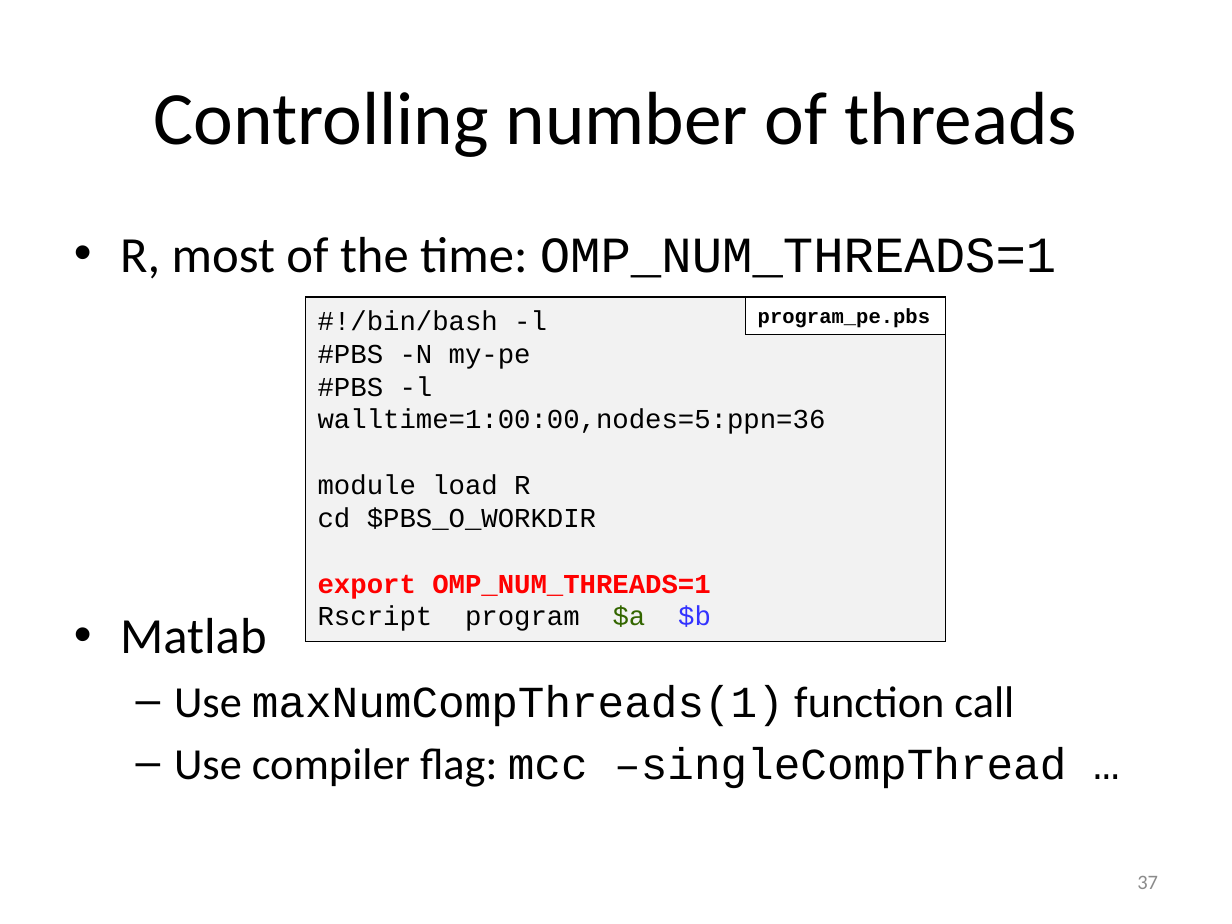
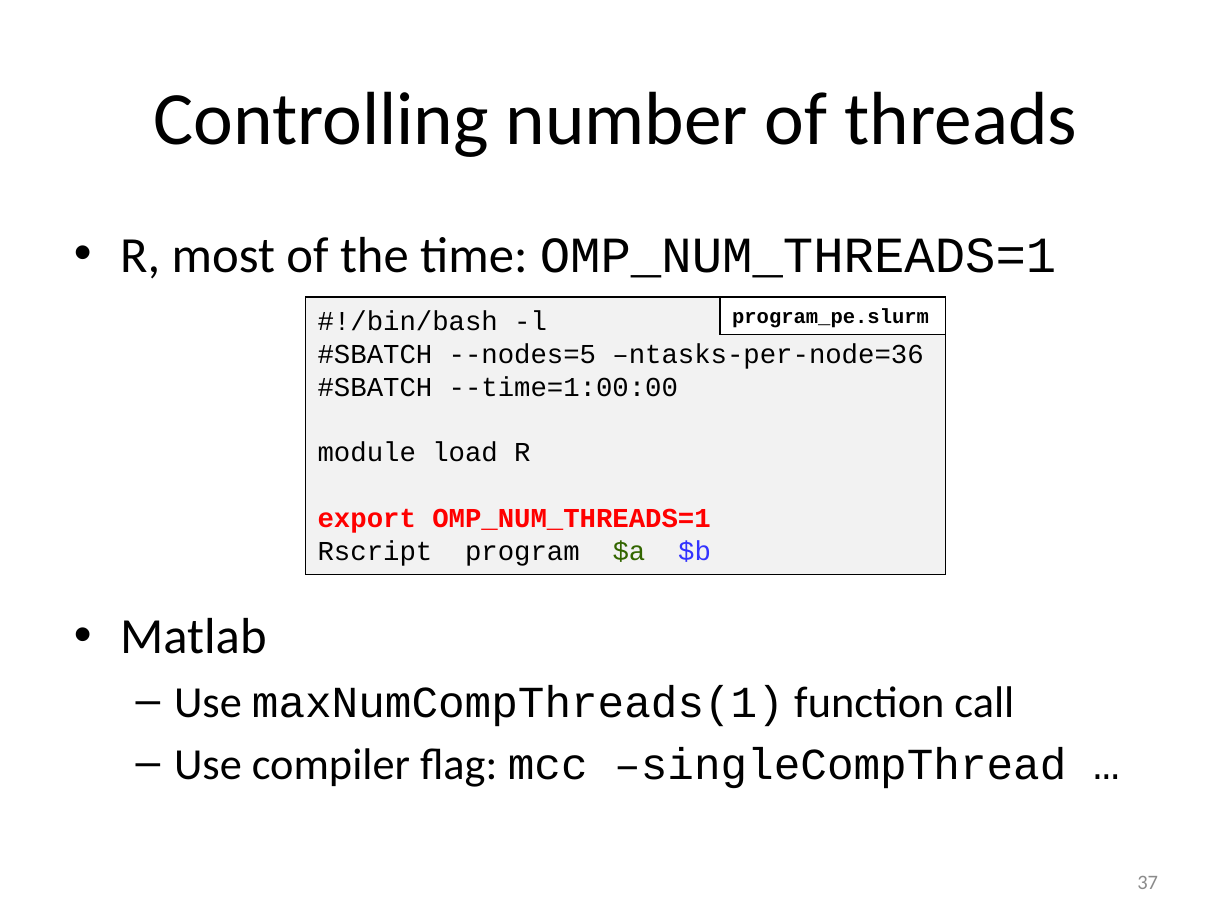
Before and after one commit to gjbex/worker-and-atools, a slide deck: slide 37 of worker_atools.pptx. Drawn at 1232x924 pixels with LibreOffice and Linux fonts; fonts in the diff are those of the drawing. Boxes give left, top, right and bottom in pixels: in the first picture for what was removed or moved away, otherwise in the second. Text is boxed around its words. In the diff, an @@ line names an element or a change of style, - is before the commit and + after.

Commit message:
Adapted worker tuning for Slurm

```diff
--- a/worker_atools.pptx
+++ b/worker_atools.pptx
@@ rectangle "#!/bin/bash -l": place and size @@
-rectangle "#!/bin/bash -l" at (306,297,946,641)
+rectangle "#!/bin/bash -l" at (306,297,946,575)
@@ rectangle "program_pe.slurm": place and size @@
-rectangle "program_pe.slurm" at (745,297,946,334)
+rectangle "program_pe.slurm" at (719,297,945,334)
@@ text in rectangle at (732,309,929,328): text changed @@
-program_pe.pbs
+program_pe.slurm
@@ text in rectangle at (318,344,923,397): text changed @@
-#PBS -N my-pe
-#PBS -l walltime=1:00:00,nodes=5:ppn=36
+#SBATCH --nodes=5 –ntasks-per-node=36
+#SBATCH --time=1:00:00
@@ text in rectangle at (318,508,596,530): paragraph removed @@
-cd $PBS_O_WORKDIR
```
Also in this commit, not shown: 1 other slide changed.
